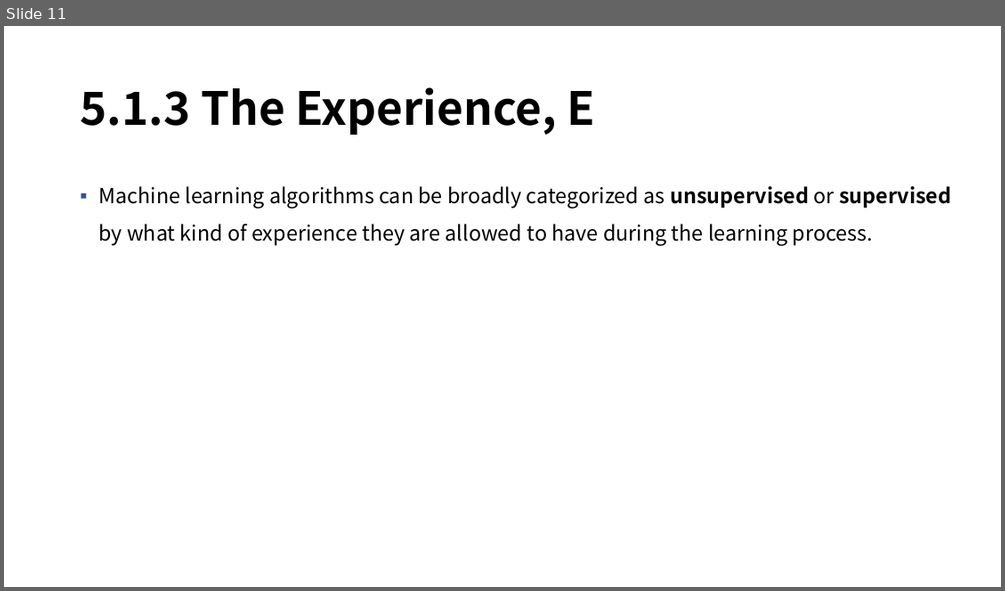
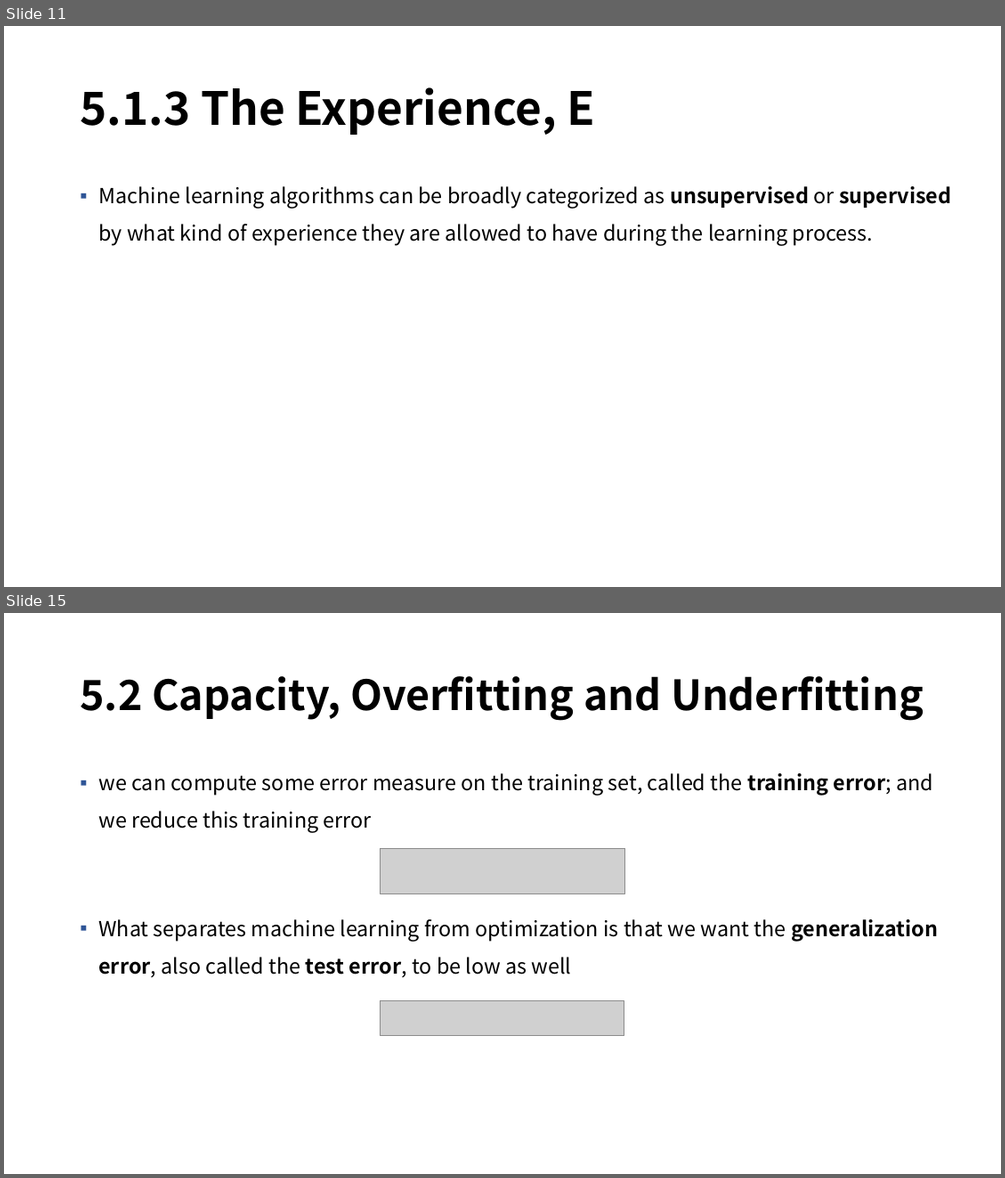
Before and after one commit to mmvv11/GraduateStudies, a slide deck: DeepLearningStudy/5-1. Machine Learning Basics, 230210, 정지운.pptx. Shown one above the other, each under a label of ours: slide 11 before the commit, slides 11 and 15 after it; the slides between them are not shown. The pictures are 1005x591 and 1005x1178 pixels, drawn with LibreOffice and Linux fonts; fonts in the diff are those of the drawing; grey boxes stand for pictures; background and template pictures are left out. Boxes give left, top, right and bottom in pixels: in the first picture for what was removed or moved away, otherwise in the second. Text is boxed around its words. In the diff, an @@ line names an element or a change of style, - is before the commit and + after.

```diff
--- a/DeepLearningStudy/5-1. Machine Learning Basics, 230210, 정지운.pptx
+++ b/DeepLearningStudy/5-1. Machine Learning Basics, 230210, 정지운.pptx
@@ slide 15 added at box(4, 613, 1001, 1174), background picture (left out) @@
@@ title added at box(80, 676, 923, 721), 40 pt, text #000000, bold @@
+5.2 Capacity, Overfitting and Underfitting
@@ text added at box(98, 773, 938, 977), 20 pt, text #000000 @@
+▪ we can compute some error measure on the training set, called the training error; and we reduce this training error
+▪ What separates machine learning from optimization is that we want the generalization error, also called the test error, to be low as well
@@ picture added at box(380, 849, 625, 893) @@
@@ picture added at box(380, 1000, 624, 1036) @@
```
Also in this commit, not shown: 1 slide changed, 10 other slides added.
